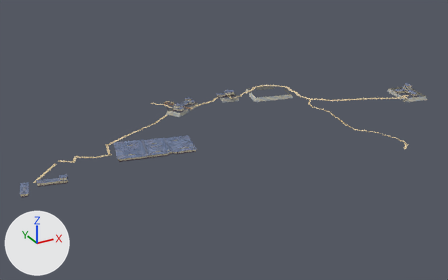
An edit to the glTF model data/models/impressionist/ART_HikoneCompound.lod.glb, drawn before and after from the same camera.
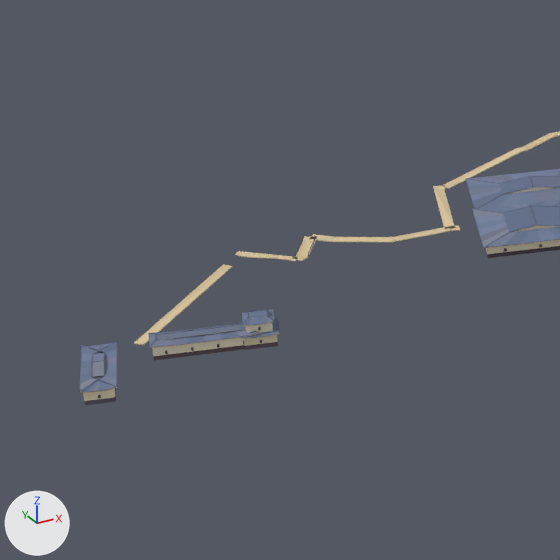
There are two pictures of each version: one whole from a 50 mm camera at (-448.0, -688.0, 333.0) aimed at (-77.0, -15.0, -3.0), one close up on the part from 0% to 30% of the width and 35% to 84% of the height. Lighting does not change. The marker at lower left points along +X, +Y and +Z. The older version's two pictures come first. Vertices at exactly the same position are counted once.

Script lines for the objects in view, before the commit:
```python
me_art_hikonecompound_001 = bpy.data.meshes.new('ART_HikoneCompound.001')
me_art_hikonecompound_001.from_pydata(...)  # 18290 vertices, 30328 faces; spans x -354.0..205.0, y -160.0..158.0, z 0.0..55.0
me_art_hikonecompound_001.materials.append(mat_hk_plaster)
me_art_hikonecompound_001.materials.append(mat_hk_wooddark)
me_art_hikonecompound_001.materials.append(mat_hk_rooftile)
me_art_hikonecompound_001.materials.append(mat_hk_plasterwarm)
me_art_hikonecompound_001.materials.append(mat_hk_roofridge)
me_art_hikonecompound_001.materials.append(mat_art_stonelight)
me_art_hikonecompound_001.materials.append(mat_hk_stone)
me_art_hikonecompound_001.materials.append(mat_hk_sidewalk)
me_art_hikonecompound_001.materials.append(mat_hk_woodmid)
ob_art_hikonecompound = bpy.data.objects.new('ART_HikoneCompound', me_art_hikonecompound_001)
ob_art_hikonecompound.location = (0.0, 0.0, 0.0)
```
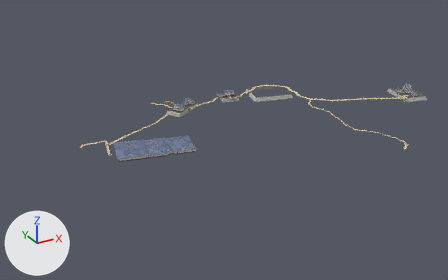
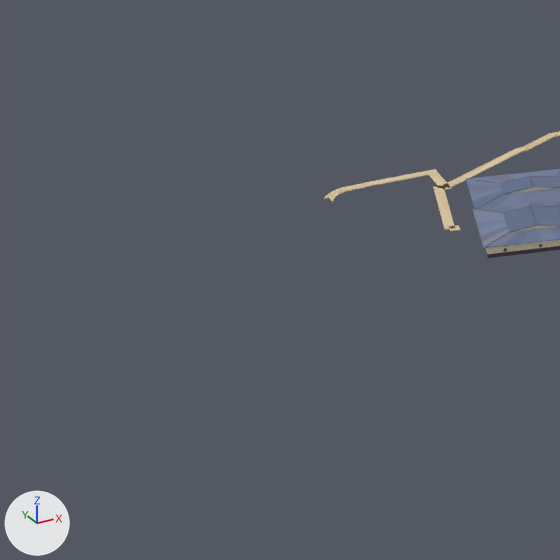
What the commit changed:
me_art_hikonecompound_001 is used by ob_art_hikonecompound; location (0.0, 0.0, 0.0).
me_art_hikonecompound_001 had 18290 vertices, 30328 faces and spanned x -354.0..205.0, y -160.0..158.0, z 0.0..55.0.
me_art_hikonecompound_001 now has 16382 vertices, 26986 faces and spans x -258.0..205.0, y -160.0..158.0, z 0.0..55.0.
me_art_hikonecompound_001 part 1: 110 loose pieces with 1930 vertices, spanning x -354.0..-268.0, y -55.0..23.0, z 0.0..10.0, are deleted.
me_art_hikonecompound_001 part 2: 130 vertices moved within x -224.0..-39.0, y -18.0..132.0, z 2.0..47.0; 16 vertices removed from x -270.0..-230.0, y 6.0..24.0, z 0.0; 38 vertices added at x -258.0..-219.0, y 36.0..54.0, z 0.0.
Other edits to the shape of me_art_hikonecompound_001 do not show in these pictures.

Pixel boxes (x1, y1, x2, y2) of what changed, in the close-ups (560 x 560 px; the box of a moved part takes in the faces that stretch with it):
'ART_HikoneCompound', reshaped: before (79, 131, 560, 405); after (324, 131, 560, 258)
part 1 of me_art_hikonecompound_001, deleted: before (79, 236, 317, 405)
part 2 of me_art_hikonecompound_001, moved or reshaped: before (311, 225, 459, 242); after (324, 169, 452, 202)
